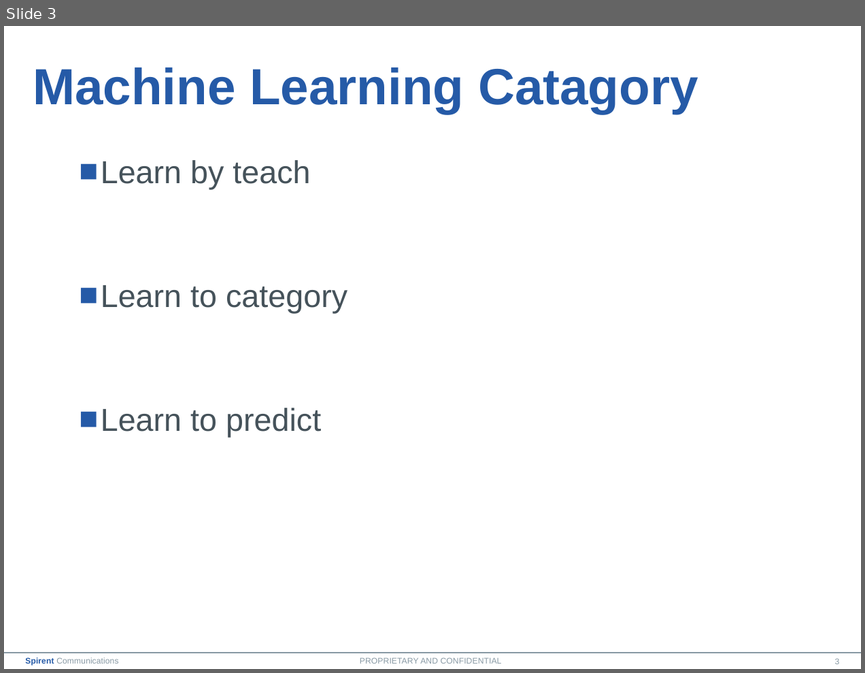
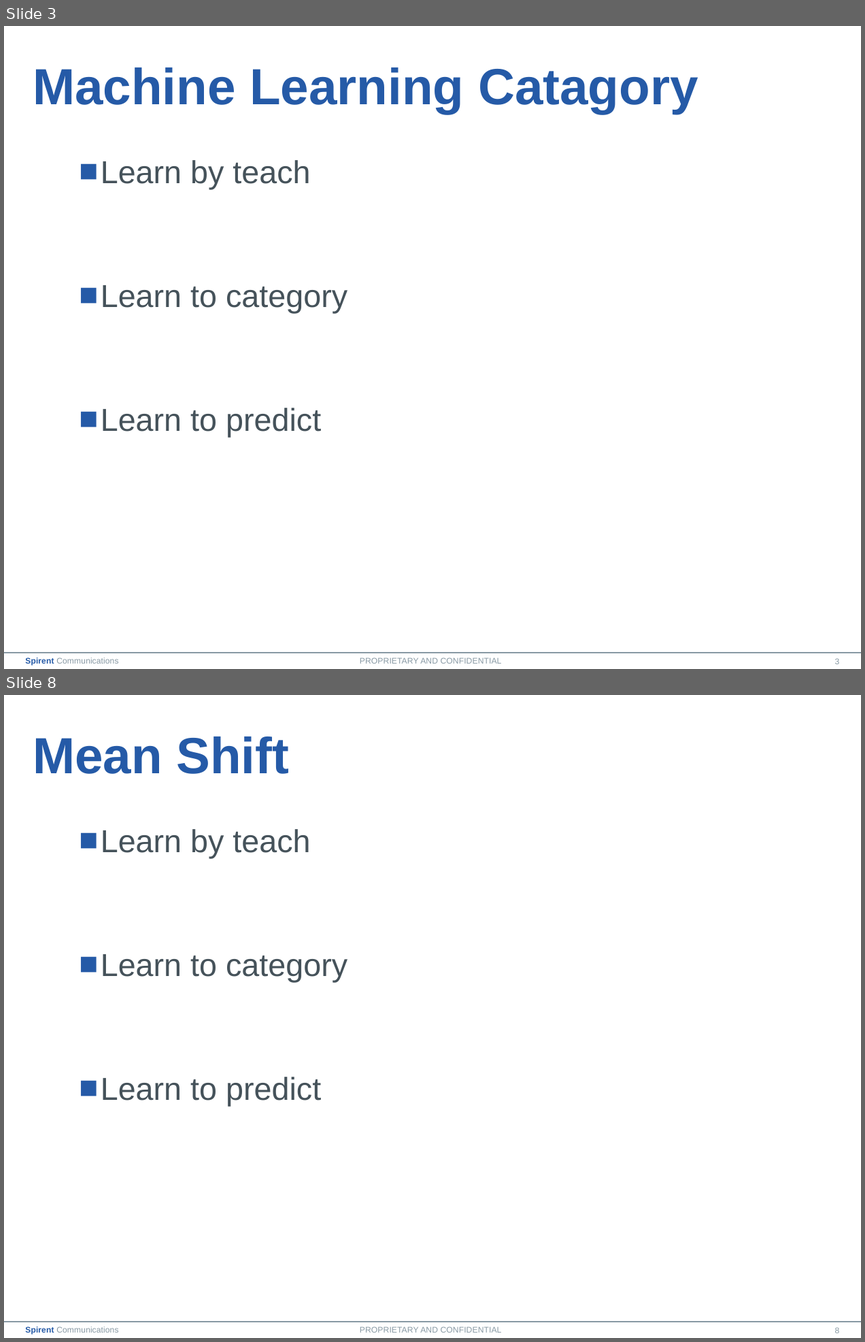
Before and after one commit to hbdhj/documents, a slide deck: training_draft/machine_learning_intro.pptx. Shown one above the other, each under a label of ours: slide 3 before the commit, slides 3 and 8 after it; the slides between them are not shown. The pictures are 865x673 and 865x1342 pixels, drawn with LibreOffice and Linux fonts; fonts in the diff are those of the drawing; background and template pictures are left out. Boxes give left, top, right and bottom in pixels: in the first picture for what was removed or moved away, otherwise in the second. Text is boxed around its words. In the diff, an @@ line names an element or a change of style, - is before the commit and + after.

```diff
--- a/training_draft/machine_learning_intro.pptx
+++ b/training_draft/machine_learning_intro.pptx
@@ slide 8 added at box(4, 695, 861, 1338), background #FFFFFF; not listed: 4 template elements that a slide beside it also shows @@
@@ title added at box(33, 736, 290, 774), 32 pt, text #255AA7, bold @@
+Mean Shift
@@ text added at box(101, 829, 347, 1106), 20 pt, text #45525A @@
+■ Learn by teach
+■ Learn to category
+■ Learn to predict
```
Also in this commit, not shown: 5 other slides added, 1 other file.
